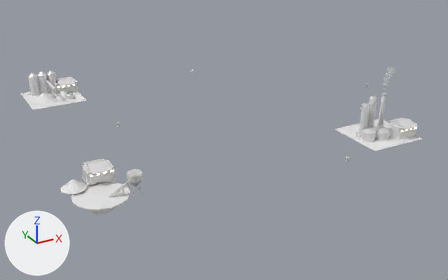
An edit to the FBX model Assets/Art/KayseriIsland/Models/Copper/Phase3/Sites_P3.fbx, drawn before and after from the same camera.
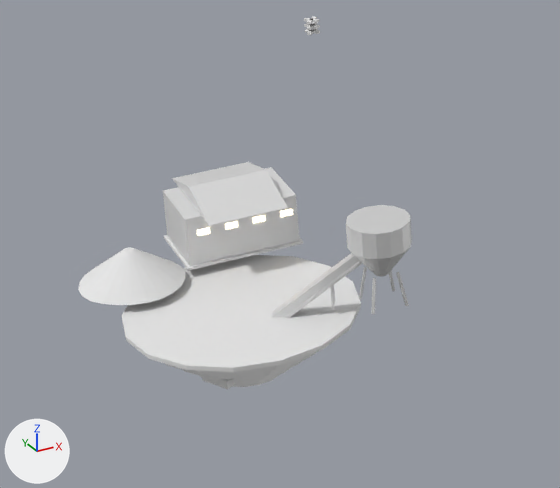
The first picture shows the older version from a 50 mm lens placed at (-241.0, -476.0, 217.0), pointed at (3.0, -32.0, -5.0). The close-ups show the older and then the newer version on the part from 9% to 40% of the width and 42% to 85% of the height of that picture. Only the edits that show in the close-ups are written down. Lighting does not change. The marker at lower left points along +X, +Y and +Z. Where no turn or scale is listed for an object, it has been applied to the vertices. Vertices at exactly the same position are counted once.

Objects in the first close-up: 'Site.Quarry.Benches', 'Site.Quarry.Conv', 'Site.Quarry.Excav', 'Site.Quarry.Heap', 'Site.Quarry.Hopper', 'Site.Quarry.Shed' and 1 more.
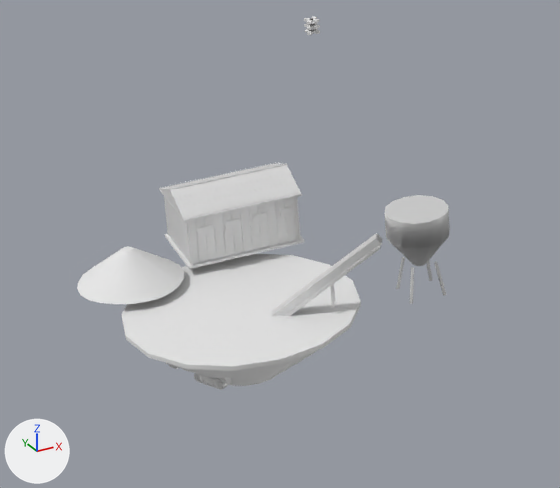
Location of each change, (x1, y1, x2, y2) in pixels of the close-ups (560 x 488 px):
'Site.Quarry.Benches', moved: before (122, 255, 361, 387); after (122, 254, 361, 386)
'Site.Quarry.Shed', reshaped, moved: before (163, 162, 303, 270); after (159, 162, 304, 269)
'Site.Quarry.Hopper', shading changed, moved: before (346, 205, 412, 314); after (384, 195, 450, 304)
'Site.Quarry.Heap', moved: before (78, 247, 185, 305); after (77, 246, 184, 304)
'Site.Quarry.Conv', moved: before (271, 253, 362, 318); after (271, 233, 383, 316)
'Site.Quarry.Excav', moved: before (202, 377, 236, 389); after (169, 365, 232, 390)
part 1 of me_site_quarry_shed_001, rebuilt (21% wider, 11% shorter): before (172, 162, 288, 225); after (160, 164, 301, 220)
part 2 of me_site_quarry_shed_001, added: after (159, 162, 302, 265)

Edits to the bpy script that builds the scene:
```text
Change me_site_quarry_hopper_001:
    where me_site_quarry_hopper_001.from_pydata(...)  # 82 vertices, 168 faces; spans x -5.3..5.3, y -5.4..5.4, z -0.1..15.6
    used by ob_site_quarry_hopper; location = (-113.0, -118.0, 12.6)
    me_site_quarry_hopper_001 part 3: all faces are now shaded smooth (168 of 168 changed)
Change me_site_quarry_shed_001:
    used by ob_site_quarry_shed; location = (-128.0, -84.0, 12.6)
    remove me_site_quarry_shed_001.from_pydata(...)  # 78 vertices, 116 faces; spans x -10.5..10.5, y -10.6..10.6, z 0.0..12.4
    add me_site_quarry_shed_001.from_pydata(...)  # 1726 vertices, 2588 faces; spans x -10.7..10.7, y -7.2..7.2, z 0.0..12.5
    me_site_quarry_shed_001 part 1: the loose piece of 6 vertices spanning x -7.1..7.1, y -10.6..10.6, z 9.5..12.4 is rebuilt with 6 vertices and now spans x -10.6..10.6, y -7.1..7.1, z 9.5..12.4
    me_site_quarry_shed_001 part 2: 1408 vertices added at x -10.7..10.7, y -7.2..7.2, z 0.5..12.5
    other edits to the shape of me_site_quarry_shed_001 do not show in these pictures
    add me_site_quarry_shed_001.materials.append(mat_steel)  # white #e7e7e7
Change ob_site_quarry_excav:
    ob_site_quarry_excav.location: (-140.0, -112.0, 1.8) -> (-141.0, -112.0, 2.0)
Change ob_site_quarry_heap:
    ob_site_quarry_heap.location: (-148.0, -90.0, 12.6) -> (-148.2, -90.0, 12.8)
Change ob_site_quarry_hopper:
    ob_site_quarry_hopper.location: (-113.0, -118.0, 12.6) -> (-106.1, -118.0, 12.8)
Change ob_site_quarry_benches:
    ob_site_quarry_benches.location: (0.0, 0.0, 12.3) -> (0.0, 0.0, 12.5)
Change ob_site_quarry_shed:
    ob_site_quarry_shed.location: (-128.0, -84.0, 12.6) -> (-127.8, -84.0, 12.8)
Change ob_site_quarry_conv:
    ob_site_quarry_conv.location: (0.0, 0.0, 12.3) -> (0.0, 0.0, 12.5)
```
